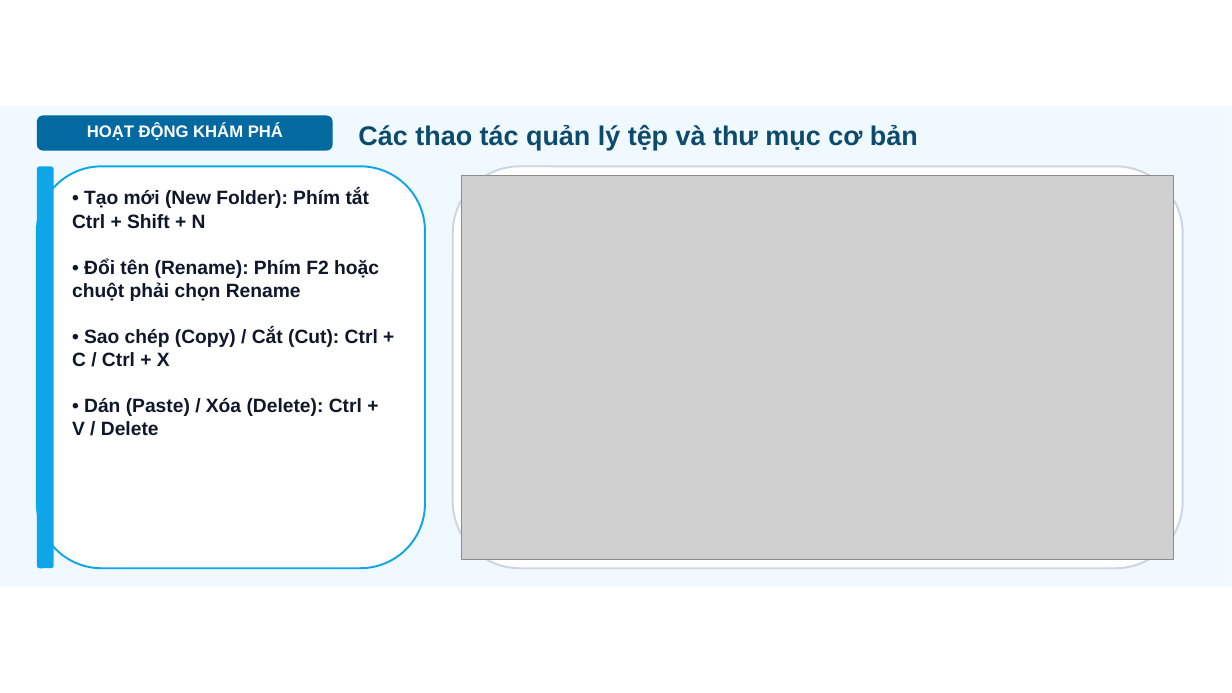
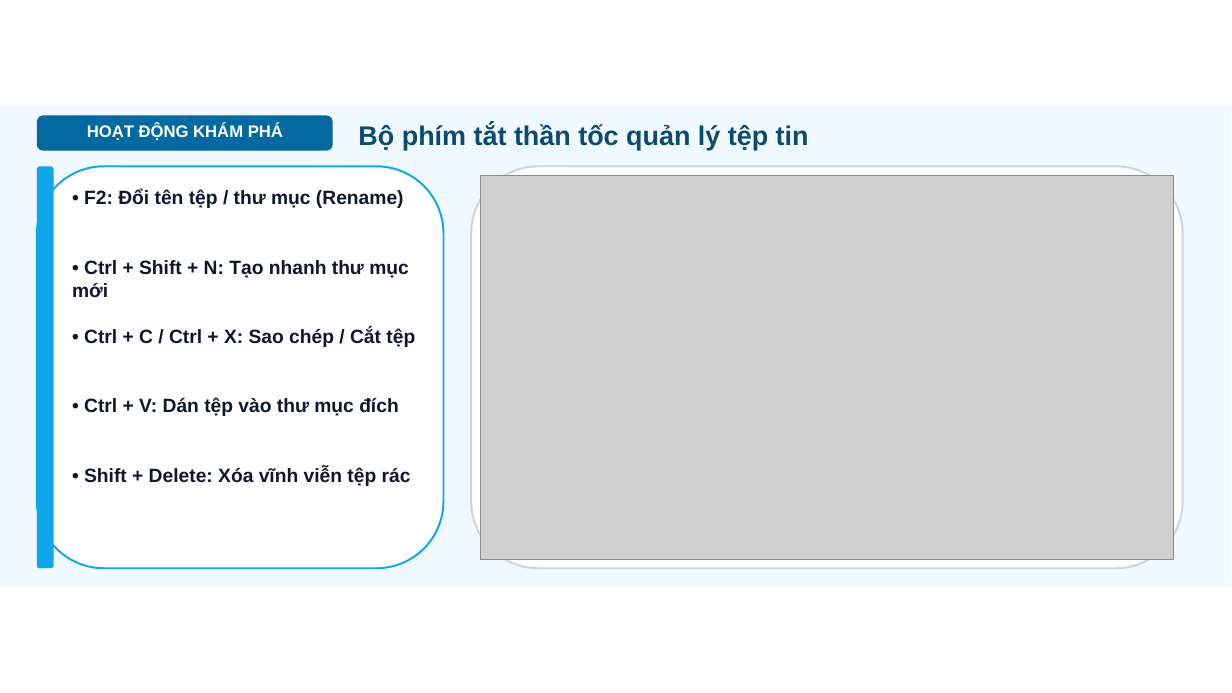
Before and after one commit to dinhnguyenhnue/UNIGO, a slide deck: slide 5 of KHBD_Tin_học/Lớp_7/Tuần_04/Slide_Tin_hoc_Lớp_7_Tiet03_Bai_3_Quan_ly_du_lieu_trong_may_tinh.pptx (slide 4 before the commit). Drawn at 1232x693 pixels with LibreOffice and Linux fonts; fonts in the diff are those of the drawing; grey boxes stand for pictures; background and template pictures are left out. Boxes give left, top, right and bottom in pixels: in the first picture for what was removed or moved away, otherwise in the second. Text is boxed around its words. In the diff, an @@ line names an element or a change of style, - is before the commit and + after.

```diff
--- a/KHBD_Tin_học/Lớp_7/Tuần_04/Slide_Tin_hoc_Lớp_7_Tiet03_Bai_3_Quan_ly_du_lieu_trong_may_tinh.pptx
+++ b/KHBD_Tin_học/Lớp_7/Tuần_04/Slide_Tin_hoc_Lớp_7_Tiet03_Bai_3_Quan_ly_du_lieu_trong_may_tinh.pptx
@@ text at <box>358,124,809,150</box>: text changed @@
-Các thao tác quản lý tệp và thư mục cơ bản
+Bộ phím tắt thần tốc quản lý tệp tin
@@ rounded rectangle: place and size @@
-rounded rectangle at <box>37,166,425,568</box>
+rounded rectangle at <box>37,166,444,568</box>
@@ rounded rectangle: place and size @@
-rounded rectangle at <box>453,166,1183,568</box>
+rounded rectangle at <box>471,166,1183,568</box>
@@ picture: place and size @@
-picture at <box>462,176,1174,559</box>
+picture at <box>481,176,1174,559</box>
@@ text at <box>84,190,404,208</box>: text changed @@
-• Tạo mới (New Folder): Phím tắt Ctrl + Shift + N
+• F2: Đổi tên tệp / thư mục (Rename)
@@ text at <box>72,260,409,297</box>: text changed @@
-• Đổi tên (Rename): Phím F2 hoặc chuột phải chọn Rename
+• Ctrl + Shift + N: Tạo nhanh thư mục mới
@@ text at <box>84,328,415,347</box>: text changed @@
-• Sao chép (Copy) / Cắt (Cut): Ctrl + C / Ctrl + X
+• Ctrl + C / Ctrl + X: Sao chép / Cắt tệp
@@ text at <box>84,397,399,416</box>: text changed @@
-• Dán (Paste) / Xóa (Delete): Ctrl + V / Delete
+• Ctrl + V: Dán tệp vào thư mục đích
@@ text added at <box>84,467,411,486</box>, 15 pt, text #0F172A, bold @@
+• Shift + Delete: Xóa vĩnh viễn tệp rác
```
Also in this commit, not shown: 4 other slides changed, 2 slides added, 2 slides removed, 13 other files.
